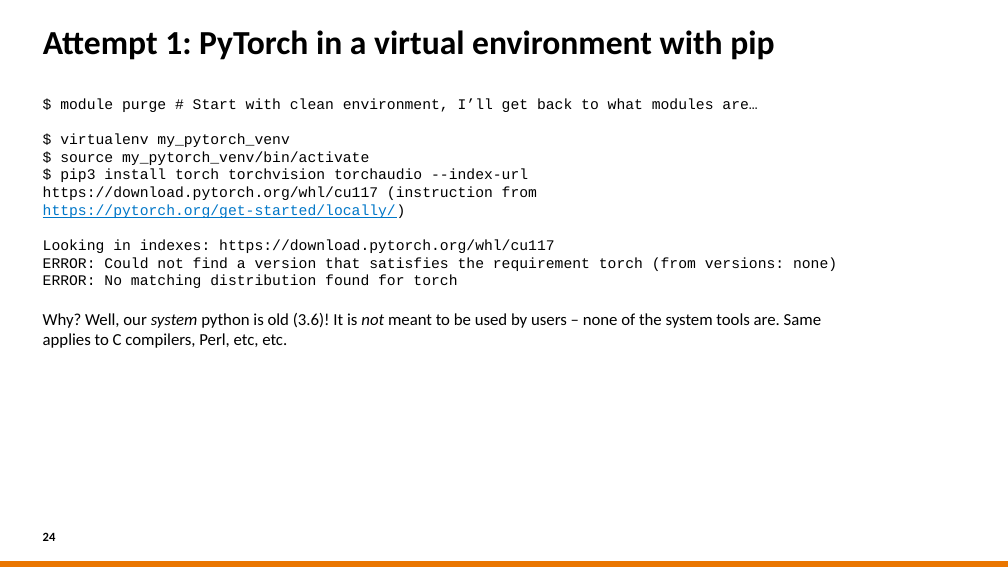
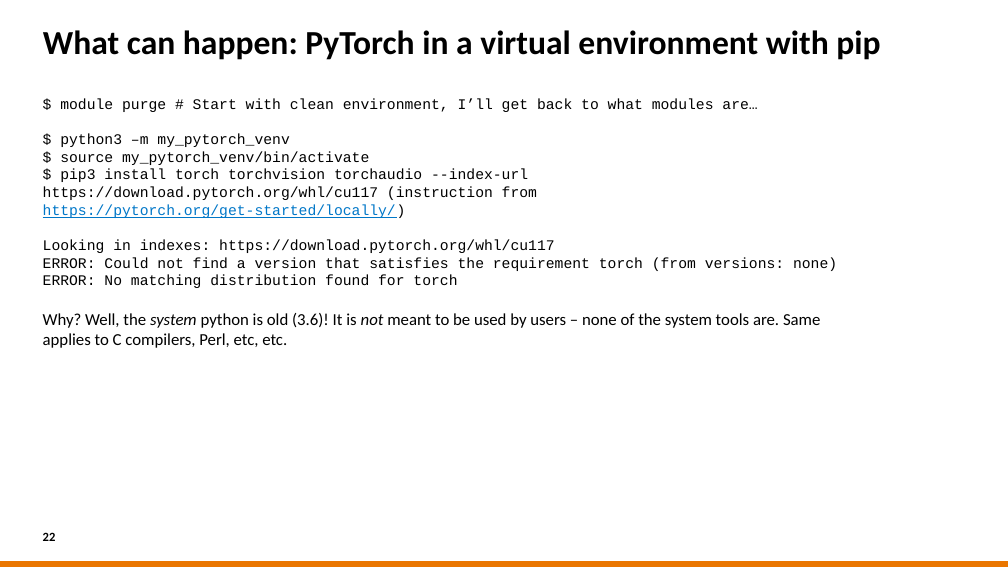
Before and after one commit to sara-nl/HPML-course-materials, a slide deck: slide 22 of Day2/slides/Software_installations_on_HPC_systems.pptx (slide 24 before the commit). Drawn at 1008x567 pixels with LibreOffice and Linux fonts; fonts in the diff are those of the drawing; background and template pictures are left out. Boxes give left, top, right and bottom in pixels: in the first picture for what was removed or moved away, otherwise in the second. Text is boxed around its words. In the diff, an @@ line names an element or a change of style, - is before the commit and + after.

```diff
--- a/Day2/slides/Software_installations_on_HPC_systems.pptx
+++ b/Day2/slides/Software_installations_on_HPC_systems.pptx
@@ title at [43, 30, 880, 60]: text changed @@
-Attempt 1: PyTorch in a virtual environment with pip
+What can happen: PyTorch in a virtual environment with pip
@@ text at [60, 133, 289, 147]: text changed @@
-$ virtualenv my_pytorch_venv
+$ python3 –m my_pytorch_venv
@@ text at [43, 313, 820, 348]: text changed @@
-Why? Well, our system python is old (3.6)! It is not meant to be used by users – none of the system tools are. Same applies to C compilers, Perl, etc, etc.
+Why? Well, the system python is old (3.6)! It is not meant to be used by users – none of the system tools are. Same applies to C compilers, Perl, etc, etc.
@@ page number at [43, 532, 56, 541]: text changed @@
-24
+22
```
Also in this commit, not shown: 12 other slides changed, 1 slide added, 3 slides removed.
